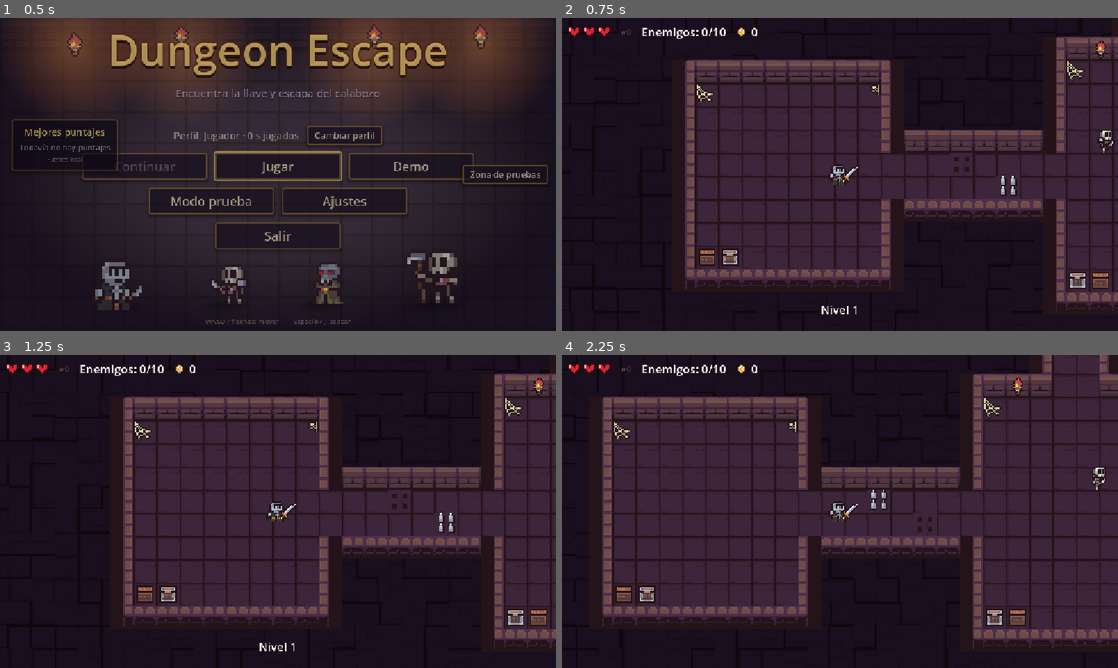
Above: before the commit, frames 1-4 (two rows, left to right).
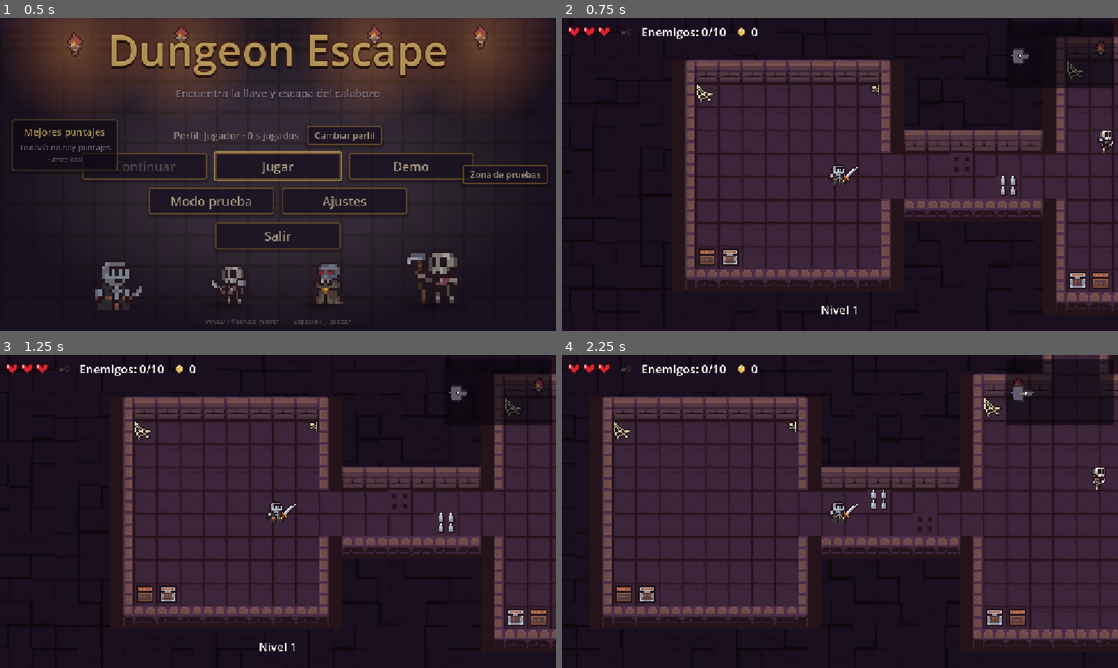
Above: after the commit, the same moments.

Repository: Thegreenmarshadow/dungeon-escape
Game: Godot game, scene res://scenes/MainMenu.tscn
The game is run twice, just before and just after one commit, with the same random seed, the same clock (stepped at 60 frames per second) and the same inputs. Sound files missing from this copy of the repository are replaced by a short silence.
Inputs (mouse positions are in pixels of both pictures, inside the frame that each line leads up to):
- Up to frame 1 (0.5 s): no input
- Up to frame 2 (0.75 s): click "Jugar" at 0.5 s
- Up to frame 3 (1.25 s): no input
- Up to frame 4 (2.25 s): tap Enter at 1.25 s; move the mouse to (962, 495) at 1.27 s; hold Right (move_right) 1.28-2 s; tap Space (attack) at 1.35 s; click (962, 495) at 1.42 s; drag from (728, 527) to (878, 502) at 2.02 s

Frame 1 is identical in both runs. In frame 2, 1.5% of the frame differs, in the area x 80-100%, y 6-23%; in frame 3, 1.5%; in frame 4, 3.3%, in the area x 79-100%, y 1-23%.

Commit message:
feat(analytics): add an in-game minimap of the explored area and walked path

Diff:
--- a/scenes/HUD.tscn
+++ b/scenes/HUD.tscn
@@ -4,6 +4,7 @@
 [ext_resource type="Texture2D" path="res://assets/dungeon/items_and_traps/keys/keys_1_1.png" id="2_key"]
 [ext_resource type="Texture2D" path="res://assets/dungeon/items_and_traps/coin/coin_1.png" id="3_coin"]
 [ext_resource type="Script" path="res://scripts/bosses/boss_health_bar.gd" id="4_boss_bar"]
+[ext_resource type="PackedScene" path="res://scenes/Minimap.tscn" id="5_minimap"]
 [ext_resource type="PackedScene" path="res://scenes/RunSummary.tscn" id="6_summary"]
 
 [sub_resource type="StyleBoxFlat" id="StyleBoxFlat_boss_bg"]
@@ -107,6 +108,9 @@
 value = 12.0
 show_percentage = false
 
+[node name="Minimap" parent="." instance=ExtResource("5_minimap")]
+unique_name_in_owner = true
+
 [node name="MessageLabel" type="Label" parent="."]
 unique_name_in_owner = true
 visible = false
--- /dev/null
+++ b/scenes/Minimap.tscn
@@ -0,0 +1,17 @@
+[gd_scene format=3]
+
+[ext_resource type="Script" path="res://scripts/analytics/minimap.gd" id="1_minimap"]
+
+[node name="Minimap" type="Control"]
+visible = false
+layout_mode = 3
+anchors_preset = 1
+anchor_left = 1.0
+anchor_right = 1.0
+offset_left = -232.0
+offset_top = 8.0
+offset_right = -8.0
+offset_bottom = 160.0
+grow_horizontal = 0
+mouse_filter = 2
+script = ExtResource("1_minimap")
--- /dev/null
+++ b/scripts/analytics/minimap.gd
@@ -0,0 +1,201 @@
+class_name Minimap
+extends Control
+## Minimapa de la HUD: las zonas exploradas del nivel en curso (las celdas
+## cerca de por donde pasó el jugador), el camino recorrido y la posición
+## actual. Lee la telemetría en vivo (Telemetry.current_map/current_path): con
+## la telemetría apagada no hay datos y el minimapa queda oculto.
+##
+## Barato: el mapa es una textura de un píxel por celda que solo se actualiza
+## cuando llegan muestras nuevas del recorrido (cada 0,25 s o 8 px), y recién
+## entonces se vuelve a dibujar. Cada frame solo compara el largo del recorrido.
+##
+## Se dibuja arriba a la derecha del rectángulo del control, sin deformar el
+## mapa, así no tapa la barra superior ni la del jefe.
+
+## Celdas que se descubren alrededor de cada muestra del recorrido.
+@export var reveal_radius_cells := 5
+@export var background_color := Color(0.03, 0.02, 0.05, 0.6)
+@export var floor_color := Color(0.42, 0.39, 0.46, 0.9)
+@export var wall_color := Color(0.18, 0.16, 0.21, 0.9)
+@export var path_color := Color(1.0, 0.85, 0.3, 0.75)
+@export var path_width := 1.5
+@export var player_color := Color.WHITE
+@export var door_color := Color(0.85, 0.55, 0.25)
+## Píxeles de fondo alrededor del mapa.
+@export var padding := 4.0
+
+## Mapa del nivel en curso ({} sin telemetría).
+var map: Dictionary = {}
+## Recorrido en tramos (píxeles del mundo), cortado en cada revive.
+var segments: Array[PackedVector2Array] = []
+
+var _telemetry: Node
+var _full: Image
+var _explored: Image
+var _texture: ImageTexture
+var _grid := Vector2i.ZERO
+## Muestras del recorrido ya procesadas.
+var _seen := 0
+var _breaks: Dictionary[int, bool] = {}
+var _last_reveal := Vector2i(-9999, -9999)
+var _has_key := false
+
+
+func _ready() -> void:
+	hide()
+	mouse_filter = Control.MOUSE_FILTER_IGNORE
+	texture_filter = CanvasItem.TEXTURE_FILTER_NEAREST
+	resized.connect(queue_redraw)
+	_telemetry = get_node_or_null(^"/root/Telemetry")
+	if _telemetry == null:
+		return
+	_telemetry.level_started.connect(_on_level_started)
+	_telemetry.level_finished.connect(_on_level_finished)
+	_telemetry.event_recorded.connect(_on_event_recorded)
+	if _telemetry.is_recording():
+		setup(_telemetry.current_map())
+		add_samples(_telemetry.current_path())
+
+
+## Empieza con un mapa nuevo, todo sin explorar. Devuelve false (y se oculta)
+## si el mapa no tiene tamaño.
+func setup(level_map: Dictionary) -> bool:
+	map = level_map
+	segments.clear()
+	_breaks.clear()
+	_seen = 0
+	_has_key = false
+	_last_reveal = Vector2i(-9999, -9999)
+	_full = RouteMapView.map_image(map, floor_color, wall_color)
+	if _full == null:
+		_explored = null
+		_texture = null
+		hide()
+		return false
+	_grid = Vector2i(_full.get_width(), _full.get_height())
+	_explored = Image.create_empty(_grid.x, _grid.y, false, Image.FORMAT_RGBA8)
+	_texture = ImageTexture.create_from_image(_explored)
+	show()
+	queue_redraw()
+	return true
+
+
+## Procesa las muestras nuevas de path ([[t, x, y], ...], el recorrido
+## completo del nivel): las agrega al camino y descubre las celdas cercanas.
+func add_samples(path: Array) -> void:
+	if _explored == null or path.size() <= _seen:
+		return
+	var changed := false
+	for i in range(_seen, path.size()):
+		var point := Vector2(float(path[i][1]), float(path[i][2]))
+		if segments.is_empty() or _breaks.has(i):
+			segments.append(PackedVector2Array())
+		segments[-1].append(point)
+		changed = _reveal(TelemetryStore.world_to_cell(map, point)) or changed
+	_seen = path.size()
+	if changed:
+		_texture.update(_explored)
+	queue_redraw()
+
+
+## true si la celda está explorada.
+func is_explored(cell: Vector2i) -> bool:
+	if _explored == null or cell.x < 0 or cell.y < 0 or cell.x >= _grid.x or cell.y >= _grid.y:
+		return false
+	return _explored.get_pixel(cell.x, cell.y).a > 0.0
+
+
+## Rectángulo (en el control) donde se dibuja el mapa: arriba a la derecha,
+## con la escala más grande que entra sin deformarlo.
+func map_draw_rect() -> Rect2:
+	if _grid.x <= 0 or _grid.y <= 0:
+		return Rect2()
+	var available := (size - Vector2.ONE * padding * 2.0).max(Vector2.ONE)
+	var scale := minf(available.x / _grid.x, available.y / _grid.y)
+	var drawn := Vector2(_grid) * scale
+	return Rect2(Vector2(size.x - padding - drawn.x, padding), drawn)
+
+
+## Píxeles del mundo -> coordenadas del control.
+func world_transform() -> Transform2D:
+	var rect := map_draw_rect()
+	var world := RouteReplay.map_rect(map)
+	if not world.has_area():
+		return Transform2D.IDENTITY
+	var scale := rect.size.x / world.size.x
+	return Transform2D(0.0, Vector2(scale, scale), 0.0, rect.position - world.position * scale)
+
+
+func _process(_delta: float) -> void:
+	if _explored != null and _telemetry != null and _telemetry.is_recording():
+		var path: Array = _telemetry.current_path()
+		if path.size() > _seen:
+			add_samples(path)
+
+
+func _draw() -> void:
+	if _texture == null:
+		return
+	var rect := map_draw_rect()
+	draw_rect(rect.grow(padding), background_color)
+	draw_texture_rect(_texture, rect, false)
+	var xf := world_transform()
+	var cell_px := rect.size.x / _grid.x
+	var door := TelemetryStore.map_cell(map, "door")
+	if is_explored(door):
+		var at := xf * TelemetryStore.cell_to_world(map, door)
+		draw_rect(Rect2(at - Vector2(cell_px, cell_px * 1.5), Vector2(cell_px * 2.0, cell_px * 1.5)), door_color)
+	var key := TelemetryStore.map_cell(map, "key")
+	if not _has_key and is_explored(key):
+		var at := xf * TelemetryStore.cell_to_world(map, key)
+		draw_circle(at, maxf(cell_px * 0.8, 2.0), Color(1, 0.85, 0.2))
+	for segment in segments:
+		if segment.size() >= 2:
+			draw_polyline(xf * segment, path_color, path_width, true)
+	if not segments.is_empty() and not segments[-1].is_empty():
+		var head := xf * segments[-1][-1]
+		draw_circle(head, 3.5, Color(0, 0, 0, 0.8))
+		draw_circle(head, 2.5, player_color)
+
+
+## Descubre las celdas a reveal_radius_cells de cell. true si cambió alguna.
+func _reveal(cell: Vector2i) -> bool:
+	if cell == _last_reveal:
+		return false
+	_last_reveal = cell
+	var changed := false
+	var radius := reveal_radius_cells
+	for dy in range(-radius, radius + 1):
+		for dx in range(-radius, radius + 1):
+			if dx * dx + dy * dy > radius * radius:
+				continue
+			var x := cell.x + dx
+			var y := cell.y + dy
+			if x < 0 or y < 0 or x >= _grid.x or y >= _grid.y:
+				continue
+			if _explored.get_pixel(x, y).a > 0.0:
+				continue
+			var color := _full.get_pixel(x, y)
+			if color.a > 0.0:
+				_explored.set_pixel(x, y, color)
+				changed = true
+	return changed
+
+
+func _on_level_started(data: Dictionary) -> void:
+	if setup(data.get("map", {})):
+		add_samples(data.get("path", []))
+
+
+func _on_event_recorded(event: Dictionary) -> void:
+	match event.get("type"):
+		TelemetryStore.EVENT_REVIVE:
+			_breaks[int(event.get("path_index", -1))] = true
+		TelemetryStore.EVENT_KEY:
+			_has_key = true
+			queue_redraw()
+
+
+## El nivel terminó: las pantallas finales lo tapan, así que se oculta.
+func _on_level_finished(_data: Dictionary, _path: String) -> void:
+	hide()
--- a/scripts/hud.gd
+++ b/scripts/hud.gd
@@ -1,6 +1,6 @@
 extends CanvasLayer
 ## Interfaz del jugador: vidas, indicador de llave, enemigos eliminados,
-## monedas, barra de vida del jefe, mensajes, pantallas de fin de
+## monedas, barra de vida del jefe, minimapa, mensajes, pantallas de fin de
 ## partida, el resumen del nivel (RunSummary) y la tienda entre niveles.
 ## Solo muestra información; el nivel decide cuándo actualizarla y qué pasa al
 ## comprar.
@@ -54,6 +54,7 @@
 @onready var retry_button: Button = %RetryButton
 @onready var back_to_menu_button: Button = %BackToMenuButton
 @onready var boss_bar: BossHealthBar = %BossBar
+@onready var minimap: Minimap = %Minimap
 @onready var run_summary: RunSummary = %RunSummary
 @onready var end_summary_button: Button = %EndSummaryButton
 @onready var game_over_summary_button: Button = %GameOverSummaryButton
Not shown, added: scripts/analytics/minimap.gd.uid
